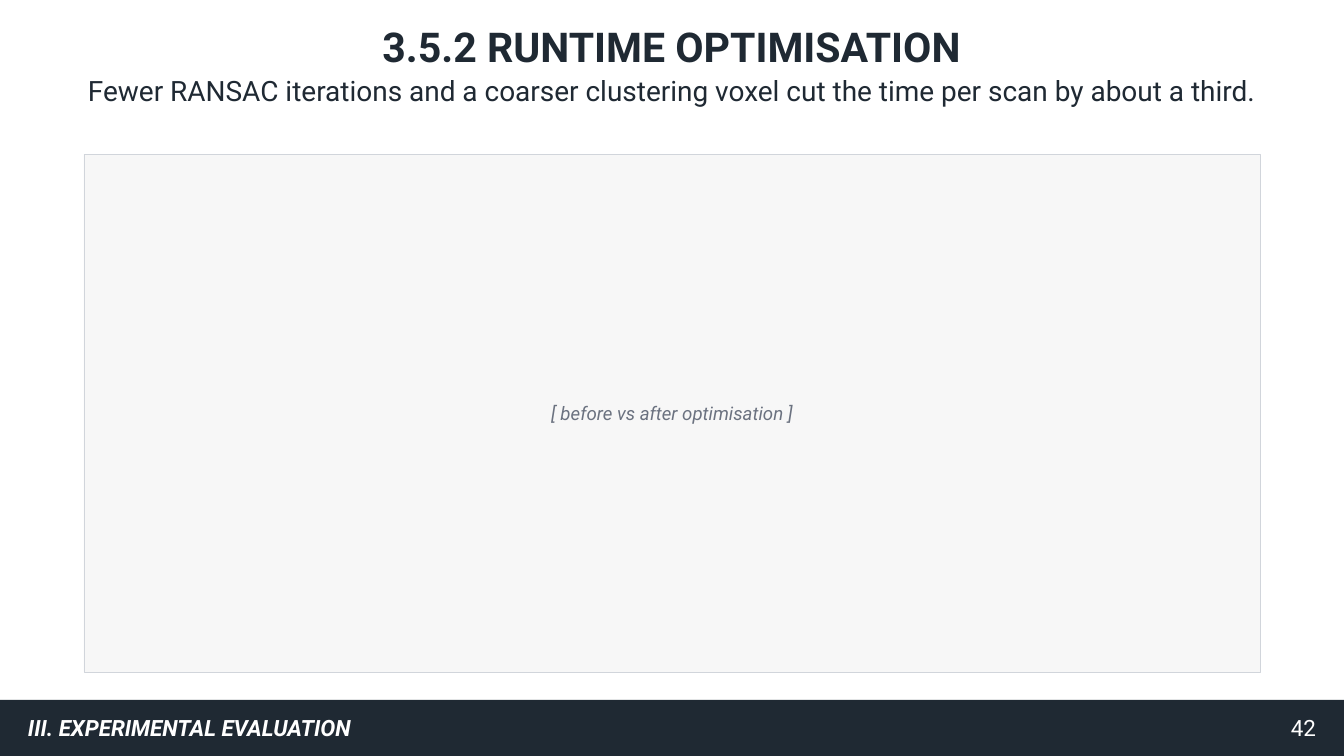
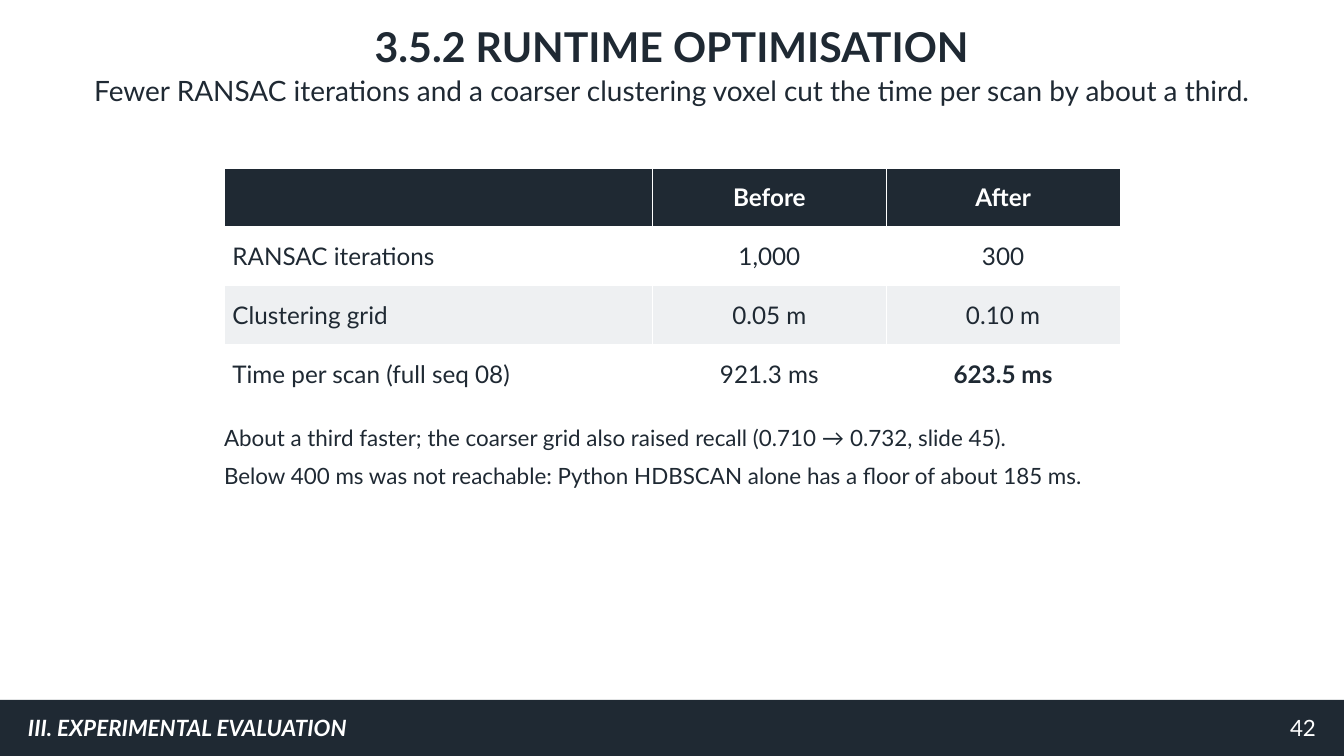
Before and after one commit to gooners006/LIDAR_Segmentation, a slide deck: slide 42 of docs/defense/deck_v2.pptx. Drawn at 1344x756 pixels with LibreOffice and Linux fonts; fonts in the diff are those of the drawing. Boxes give left, top, right and bottom in pixels: in the first picture for what was removed or moved away, otherwise in the second. Text is boxed around its words. In the diff, an @@ line names an element or a change of style, - is before the commit and + after.

```diff
--- a/docs/defense/deck_v2.pptx
+++ b/docs/defense/deck_v2.pptx
@@ rectangle removed at bbox=[84, 154, 1260, 672] @@
@@ table added at bbox=[224, 168, 1120, 403], 4 rows, 3 columns @@
+ | Before | After
+RANSAC iterations | 1,000 | 300
+Clustering grid | 0.05 m | 0.10 m
+Time per scan (full seq 08) | 921.3 ms | 623.5 ms
@@ text at bbox=[224, 429, 1081, 488]: text changed; size 20 to 24 pt; font Roboto to Lato; text colour #6B7280 to #1F2933; italic off @@
-[ before vs after optimisation ]
+About a third faster; the coarser grid also raised recall (0.710 → 0.732, slide 45).
+Below 400 ms was not reachable: Python HDBSCAN alone has a floor of about 185 ms.
@@ text "About a third faster; the ..." at bbox=[224, 429, 1081, 488]: vertical alignment middle to top @@
@@ font Roboto to Lato in 4 elements at bbox=[375, 32, 969, 63], bbox=[94, 80, 1249, 106], bbox=[28, 719, 347, 736], bbox=[1290, 719, 1316, 736] @@
```
Also in this commit, not shown: 56 other slides changed, 4 slides added, 4 slides removed, 53 other files.
